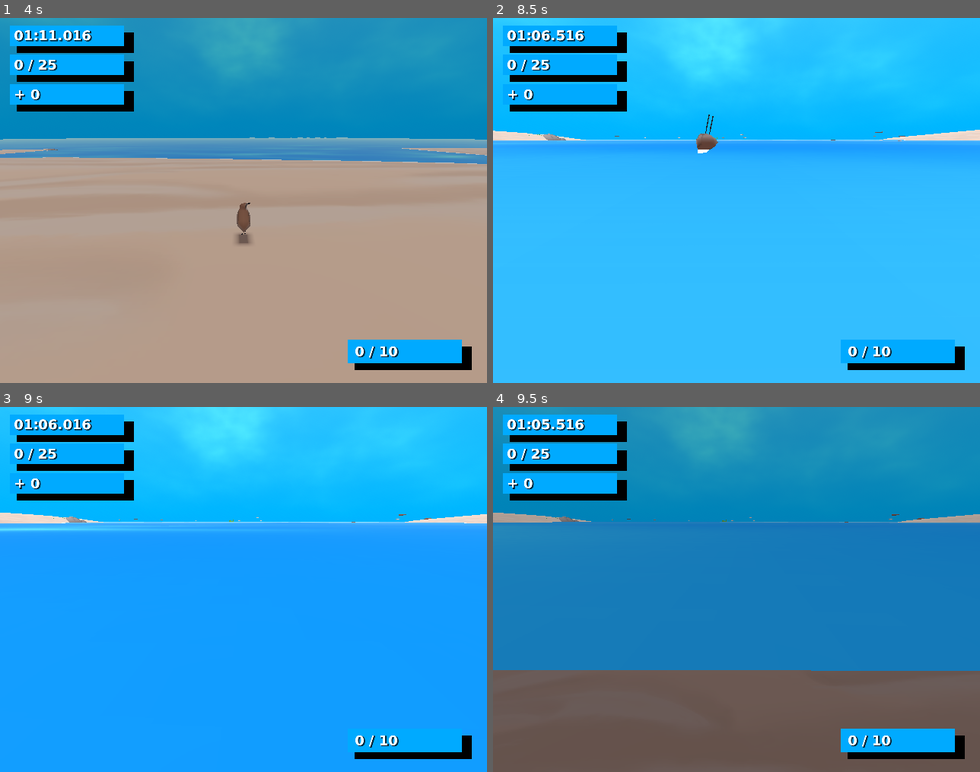
Above: before the commit, frames 1-4 (two rows, left to right).
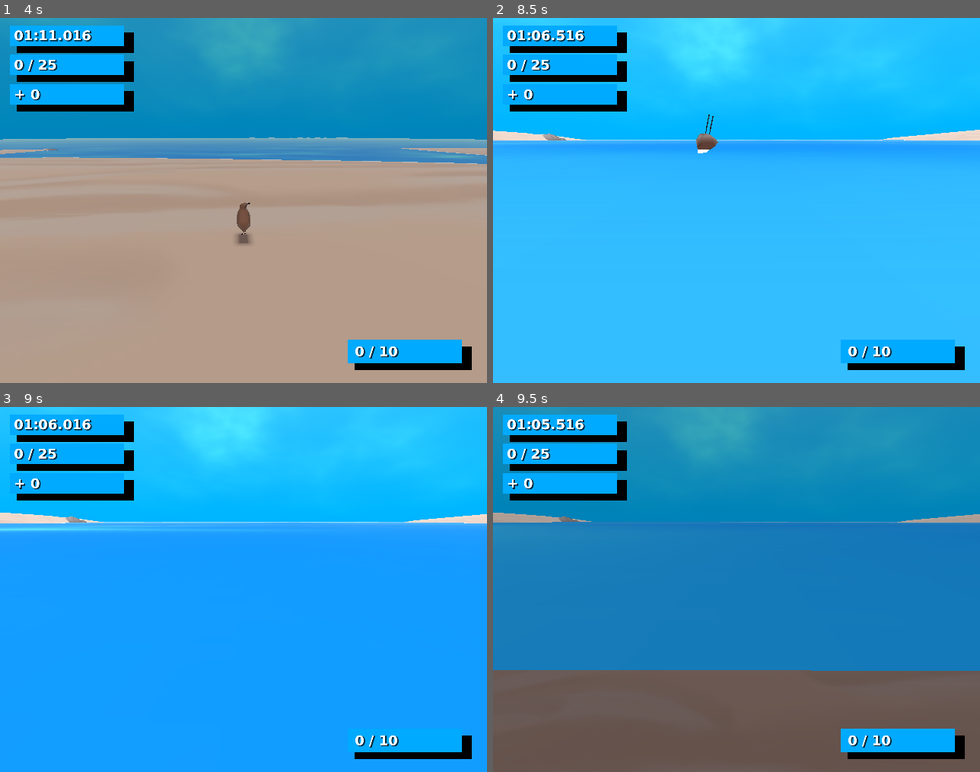
Above: after the commit, the same moments.

Repository: m-2ne-jr/treasuresoftheseaking
Game: Godot game, scene res://Environment/Main.tscn
Same seed, same stepped clock (60 frames per second), same inputs: the game is played once before the commit and once after it. Sound files missing from this copy of the repository are replaced by a short silence.
Inputs (mouse positions are in pixels of both pictures, inside the frame that each line leads up to):
- Up to frame 1 (4 s): move the mouse to (267, 200) at 0.52 s; hold W (move_forward) from 0.53 s (still down); tap one key every 0.75 s from 0.6 s: K (camera_down) J (camera_left) L (camera_right) I (camera_up) X (drop_treasure); move the mouse to (219, 200) at 1.27 s; move the mouse to (253, 193) at 2.02 s; move the mouse to (238, 207) at 2.77 s; move the mouse to (282, 204) at 3.52 s
- Up to frame 2 (8.5 s): move the mouse to (697, 196) at 4.27 s; tap one key every 0.75 s from 4.35 s: K (camera_down) J (camera_left) L (camera_right) I (camera_up) X (drop_treasure) K (camera_down); move the mouse to (741, 200) at 5.02 s; move the mouse to (717, 193) at 5.77 s; release W (move_forward) at 5.78 s; hold D (move_right) 5.78-6.53 s; move the mouse to (760, 200) at 6.52 s; hold W (move_forward) from 6.53 s (still down); move the mouse to (712, 200) at 7.27 s; move the mouse to (746, 193) at 8.02 s
- Up to frame 3 (9 s): move the mouse to (238, 596) at 8.77 s; release W (move_forward) at 8.78 s; hold A (move_left) from 8.78 s (still down); tap J (camera_left) at 8.85 s
- Up to frame 4 (9.5 s): keep holding A (move_left)

Frame 1 is identical in both runs. In frame 2, less than 0.1% of the frame differs, in the area x 7-85%, y 31-34%; in frame 3, less than 0.1%, in the area x 10-89%, y 29-32%; in frame 4, less than 0.1%.

Commit message:
Fixed object pool + physics issues.

Diff:
--- a/Characters/Bird/Components/TreasureLauncher/TreasureLauncher.gd
+++ b/Characters/Bird/Components/TreasureLauncher/TreasureLauncher.gd
@@ -13,7 +13,7 @@
 
 func spawn_treasure_with_force(treasure: Treasure, speed: float) -> void:
 	var new_object: TreasureObject = setup_treasure_object(treasure)
-	new_object.animation_player.play("wait_allow_pick_up")
+	new_object.wait_for_pickup()
 
 	var modified_speed: float = speed * speed_affect_mod
 	launch_treasure_object(new_object, modified_speed)
@@ -28,11 +28,13 @@
 	TreasurePool.instance.return_object_to_pool(new_object)
 
 func setup_treasure_object(treasure: Treasure) -> TreasureObject:
+	const INACTIVE_BITMASK: int = 0b100001000
+
 	var treasure_object: TreasureObject = TreasurePool.instance.get_object_from_pool(treasure)
 	treasure_object.treasure = treasure
 	treasure_object.wave_created_on = GameMaster.current_wave + 1
 	treasure_object.can_be_picked_up = false
-	treasure_object.collision_mask = 264
+	treasure_object.collision_mask = INACTIVE_BITMASK
 	return treasure_object
 
 func launch_treasure_object(treasure_object: TreasureObject, speed: float) -> void:
--- a/Characters/Bird/PlayerBird.tscn
+++ b/Characters/Bird/PlayerBird.tscn
@@ -198,7 +198,7 @@
 [node name="Hitbox" type="Node3D" parent="." unique_id=30825886]
 
 [node name="RootAttachment" type="BoneAttachment3D" parent="Hitbox" unique_id=995755277]
-transform = Transform3D(0.07463372, -2.0549299e-15, 5.3382177e-08, 1.3197382e-09, 0.074610904, -0.0018451256, -5.3365863e-08, 0.0018451256, 0.074610904, -1.3032503e-10, 0.14114322, -0.0006978386)
+transform = Transform3D(0.07463372, -2.0549299e-15, 5.3382177e-08, 1.3197382e-09, 0.074610904, -0.0018451256, -5.3365863e-08, 0.0018451256, 0.074610904, -1.3032503e-10, 0.14014967, -0.0006978386)
 bone_name = "Root"
 bone_idx = 0
 use_external_skeleton = true
@@ -228,29 +228,29 @@
 bones/0/parent = -1
 bones/0/rest = Transform3D(1, -2.842171e-14, 7.152555e-07, 1.7682869e-08, 0.99969435, -0.024722412, -7.150369e-07, 0.024722412, 0.99969435, 0, -0.11442864, -0.009350181)
 bones/0/enabled = true
-bones/0/position = Vector3(-1.746195e-09, 0.18278894, -0.009350179)
+bones/0/position = Vector3(-1.746195e-09, 0.16947657, -0.009350179)
 bones/0/rotation = Quaternion(0.0123621505, 3.576004e-07, 4.4210617e-09, 0.9999236)
 bones/0/scale = Vector3(1, 1, 1)
 bones/1/name = "Leg.L"
 bones/1/parent = 0
 bones/1/rest = Transform3D(8.9406956e-07, -2.4214378e-08, -1.0000002, -0.024722483, -0.99969405, 2.103363e-09, -0.9996943, 0.024722477, -8.943952e-07, 0.18673052, 0.076452374, 0.007462505)
 bones/1/enabled = true
-bones/1/position = Vector3(0.18673071, 0.06877626, -0.30293554)
-bones/1/rotation = Quaternion(0.6893914, 0.15728946, -0.68939084, -0.15728936)
+bones/1/position = Vector3(0.18673071, 0.06909219, -0.29016)
+bones/1/rotation = Quaternion(0.69023263, 0.15355591, -0.6902319, -0.15355583)
 bones/1/scale = Vector3(0.99999994, 0.9999997, 1.0000002)
 bones/2/name = "Calf.L"
 bones/2/parent = 1
 bones/2/rest = Transform3D(0.99999994, 7.23392e-15, 2.648038e-08, -7.357553e-15, 0.99999994, 4.668849e-09, -2.648038e-08, -4.668849e-09, 0.99999994, 2.2296262e-15, 0.6842629, 1.9504226e-08)
 bones/2/enabled = true
 bones/2/position = Vector3(2.2296262e-15, 0.6842629, 1.9504226e-08)
-bones/2/rotation = Quaternion(-3.7617045e-08, 1.4899995e-09, 0.20652305, 0.9784417)
+bones/2/rotation = Quaternion(-3.6848043e-08, 1.9423756e-09, 0.22425143, 0.97453135)
 bones/2/scale = Vector3(0.99999994, 0.99999994, 0.99999994)
 bones/3/name = "Foot.L"
 bones/3/parent = 2
 bones/3/rest = Transform3D(0.6757247, -0.73715407, -8.477065e-08, 0.737154, 0.67572474, 2.4998062e-07, -1.2699262e-07, -2.3140714e-07, 0.99999994, -5.078005e-15, 0.7670453, 1.4901161e-08)
 bones/3/enabled = true
 bones/3/position = Vector3(-5.078005e-15, 0.7670453, 1.4901161e-08)
-bones/3/rotation = Quaternion(-1.4824938e-07, -2.9610575e-08, 0.05381754, 0.99855083)
+bones/3/rotation = Quaternion(-1.5077421e-07, -3.3390858e-08, 0.04304385, 0.99907327)
 bones/3/scale = Vector3(0.99999994, 1, 0.99999994)
 bones/4/name = "Body_2"
 bones/4/parent = 0
@@ -270,22 +270,22 @@
 bones/6/parent = 0
 bones/6/rest = Transform3D(-3.576278e-07, -2.1420414e-08, 1.0000002, 0.024722487, -0.9996941, -1.2572424e-08, 0.9996942, 0.024722485, 3.5804823e-07, -0.18673052, 0.076452374, 0.0074622375)
 bones/6/enabled = true
-bones/6/position = Vector3(-0.18673047, 0.07522255, -0.04226864)
-bones/6/rotation = Quaternion(0.69910645, 0.10606661, 0.69910663, 0.10606667)
+bones/6/position = Vector3(-0.18673046, 0.074651174, -0.06537338)
+bones/6/rotation = Quaternion(0.7001073, 0.09924556, 0.70010746, 0.09924561)
 bones/6/scale = Vector3(0.9999999, 0.99999976, 1.0000002)
 bones/7/name = "Calf.R"
 bones/7/parent = 6
 bones/7/rest = Transform3D(1, -1.1324539e-14, 2.6515877e-08, 1.1448338e-14, 1, -4.668847e-09, -2.651588e-08, 4.6688475e-09, 0.99999994, -1.5670321e-15, 0.6842628, 1.0298098e-08)
 bones/7/enabled = true
 bones/7/position = Vector3(-1.5670321e-15, 0.6842628, 1.0298098e-08)
-bones/7/rotation = Quaternion(-1.24665105e-08, 3.9132647e-08, -0.3357473, 0.9419521)
+bones/7/rotation = Quaternion(-1.4648911e-08, 3.924549e-08, -0.33414662, 0.9425212)
 bones/7/scale = Vector3(1, 1, 0.99999994)
 bones/8/name = "Foot.R"
 bones/8/parent = 7
 bones/8/rest = Transform3D(0.6757247, 0.737154, 8.5012246e-08, -0.737154, 0.6757247, 2.496713e-07, 1.2660134e-07, -2.3137619e-07, 0.99999994, 1.5252903e-15, 0.7670453, 1.4901161e-08)
 bones/8/enabled = true
 bones/8/position = Vector3(1.5252903e-15, 0.7670453, 1.4901161e-08)
-bones/8/rotation = Quaternion(-1.3297846e-07, 2.6641432e-08, 0.013990581, 0.9999022)
+bones/8/rotation = Quaternion(-1.3204286e-07, 2.6013087e-08, 0.018418698, 0.99983037)
 bones/8/scale = Vector3(0.99999994, 0.99999994, 0.99999994)
 
 [node name="Body" type="MeshInstance3D" parent="Skin/Armature/Skeleton3D" unique_id=971711204]
@@ -322,7 +322,7 @@
 [node name="FootstepEmitters" type="Node3D" parent="." unique_id=1433568092]
 
 [node name="FootRAttachment" type="BoneAttachment3D" parent="FootstepEmitters" unique_id=1718051221]
-transform = Transform3D(6.4455783e-09, -3.9245767e-09, 0.074633725, 0.0599716, -0.0444252, -9.837471e-09, 0.0444252, 0.059971593, -2.0308276e-08, -0.013936374, 0.06492734, 0.057160694)
+transform = Transform3D(1.2680751e-08, 3.1710659e-09, 0.07463372, 0.05853089, -0.04630685, -8.708415e-09, 0.046306856, 0.058530893, -1.152667e-08, -0.013936366, 0.06260537, 0.053712446)
 bone_name = "Foot.R"
 bone_idx = 8
 use_external_skeleton = true
@@ -332,7 +332,7 @@
 transform = Transform3D(0.9999999, 5.9604645e-08, -1.210427e-07, -2.9802322e-08, 0.9999999, -1.3169961e-07, 8.123919e-08, 8.724625e-08, 1, -0.14391506, 0.13192216, 5.9604645e-08)
 
 [node name="FootLAttachment" type="BoneAttachment3D" parent="FootstepEmitters" unique_id=1335303031]
-transform = Transform3D(-1.00107e-09, 2.6396814e-08, -0.07463372, -0.0037575373, -0.07453905, -2.5060663e-08, -0.07453905, 0.0037575443, -6.183474e-09, 0.01393639, 0.0442266, -0.049734145)
+transform = Transform3D(1.9635278e-08, 1.9622313e-08, -0.07463372, -0.0056614224, -0.07441865, -2.0498451e-08, -0.07441866, 0.005661442, -1.3472357e-08, 0.01393639, 0.042892672, -0.045590453)
 bone_name = "Foot.L"
 bone_idx = 3
 use_external_skeleton = true
@@ -368,7 +368,7 @@
 carry_point = ExtResource("6_vcdi6")
 
 [node name="RootAttachment" type="BoneAttachment3D" parent="CarrierComponent" unique_id=1614955644]
-transform = Transform3D(0.07463372, 1.2641862e-15, 5.3382156e-08, 1.3197378e-09, 0.074610904, -0.0018451256, -5.336585e-08, 0.0018451256, 0.074610904, -1.3031658e-10, 0.15582894, -0.0006978406)
+transform = Transform3D(0.07463372, 1.2641862e-15, 5.3382156e-08, 1.3197378e-09, 0.074610904, -0.0018451256, -5.336585e-08, 0.0018451256, 0.074610904, -1.3031663e-10, 0.15483539, -0.0006978406)
 bone_name = "Root"
 bone_idx = 0
 use_external_skeleton = true
@@ -382,7 +382,7 @@
 spawn_force = 4
 
 [node name="HeadAttachment" type="BoneAttachment3D" parent="CarrierComponent" unique_id=948225173]
-transform = Transform3D(0.07463371, -4.968614e-15, 3.5588094e-08, 1.5478776e-08, 0.067204535, -0.032461334, -3.204561e-08, 0.03246134, 0.06720452, -1.303272e-10, 0.26496497, 0.054281436)
+transform = Transform3D(0.07463371, -4.968614e-15, 3.5588094e-08, 1.5478776e-08, 0.067204535, -0.032461334, -3.204561e-08, 0.03246134, 0.06720452, -1.3032725e-10, 0.26397142, 0.054281436)
 bone_name = "Head"
 bone_idx = 5
 use_external_skeleton = true
@@ -392,7 +392,7 @@
 transform = Transform3D(26.81, -8.943271e-13, 1.6819842e-12, 0, 23.671824, 12.5865345, -1.9049651e-12, -12.5865345, 23.671824, 1.2372892e-08, 0.835236, -0.25471264)
 
 [node name="BodyAttachment" type="BoneAttachment3D" parent="CarrierComponent" unique_id=759433821]
-transform = Transform3D(0.07463372, -7.128165e-15, 1.7794033e-08, 8.7843155e-09, 0.06490533, -0.03684409, -1.5474624e-08, 0.036844093, 0.06490533, -1.3031658e-10, 0.16867179, -0.0003802373)
+transform = Transform3D(0.07463372, -7.128165e-15, 1.7794033e-08, 8.7843155e-09, 0.06490533, -0.03684409, -1.5474624e-08, 0.036844093, 0.06490533, -1.3031663e-10, 0.16767824, -0.0003802373)
 bone_name = "Body_2"
 bone_idx = 4
 use_external_skeleton = true
--- a/Characters/PlayerControl/PlayerController.gd
+++ b/Characters/PlayerControl/PlayerController.gd
@@ -130,11 +130,13 @@
 
 
 func _on_carry_limit_reached(is_maxed: bool) -> void:
-	const MASK_NO_TREASURE := 266
-	const MASK_TREASURE := 270
+	const TREASURE_BIT: int = 2
 
-	# You want treasure collision active when maxed out.
-	collision_mask = MASK_TREASURE if is_maxed else MASK_NO_TREASURE
+	# You want treasure collision active when maxed out.'
+	if is_maxed:
+		collision_mask = collision_mask | (1 << TREASURE_BIT)
+	else:
+		collision_mask = collision_mask & ~(1 << TREASURE_BIT)
 
 
 func _on_hitbox_area_entered(_area: Area3D) -> void:
--- a/Core/TreasurePool.gd
+++ b/Core/TreasurePool.gd
@@ -36,15 +36,17 @@
 func get_object_from_pool(treasure: Treasure) -> TreasureObject:
 	if treasure_pool.is_empty():
 		extend_pool(POOL_SIZE_INCREMENT)
-	var front_treasure: TreasureObject = treasure_pool.pop_front()
-	front_treasure.activate_object(treasure)
-	return front_treasure
+	var front_idx: int = treasure_pool.find_custom(_first_free_object)
+	var front: TreasureObject = treasure_pool[front_idx]
+	front.activate_object(treasure)
+	return front
 
 
 func extend_pool(new_obj_count: int) -> void:
 	for i in new_obj_count:
-		var treasure_obj: TreasureObject = TREASURE_OBJECT_SCENE.instantiate() as TreasureObject
+		var treasure_obj: TreasureObject = TREASURE_OBJECT_SCENE.instantiate()
 		add_child(treasure_obj)
+		treasure_pool.append(treasure_obj)
 		return_object_to_pool(treasure_obj)
 
 
@@ -53,4 +55,7 @@
 	treasure.global_position = Vector3.ZERO
 	treasure.global_rotation = Vector3.ZERO
 	treasure.scale = Vector3.ONE
-	treasure_pool.append(treasure)
+
+
+func _first_free_object(t_obj: TreasureObject) -> bool:
+	return t_obj.is_available
--- a/Treasures/Treasure.tscn
+++ b/Treasures/Treasure.tscn
@@ -2,31 +2,9 @@
 
 [ext_resource type="Script" uid="uid://bn5plhipq0cmf" path="res://Treasures/TreasureObject.gd" id="1_c0nkl"]
 
-[sub_resource type="Animation" id="Animation_tg8fx"]
-resource_name = "wait_activate_hitbox"
-tracks/0/type = "method"
-tracks/0/imported = false
-tracks/0/enabled = true
-tracks/0/path = NodePath(".")
-tracks/0/interp = 1
-tracks/0/loop_wrap = true
-tracks/0/keys = {
-"times": PackedFloat32Array(0.5),
-"transitions": PackedFloat32Array(1),
-"values": [{
-"args": [],
-"method": &"allow_pick_up"
-}]
-}
-
-[sub_resource type="AnimationLibrary" id="AnimationLibrary_esmnb"]
-_data = {
-&"wait_allow_pick_up": SubResource("Animation_tg8fx")
-}
-
 [node name="Treasure" type="RigidBody3D" unique_id=782685260]
 collision_layer = 4
-collision_mask = 271
+collision_mask = 268
 input_ray_pickable = false
 linear_damp = 0.5
 angular_damp = 3.0
@@ -34,7 +12,3 @@
 
 [node name="Hitbox" type="CollisionShape3D" parent="." unique_id=425173974]
 unique_name_in_owner = true
-
-[node name="AnimationPlayer" type="AnimationPlayer" parent="." unique_id=170899533]
-unique_name_in_owner = true
-libraries/ = SubResource("AnimationLibrary_esmnb")
--- a/Treasures/TreasureObject.gd
+++ b/Treasures/TreasureObject.gd
@@ -2,17 +2,19 @@
 extends RigidBody3D
 
 @onready var hitbox: CollisionShape3D = %Hitbox
-@onready var animation_player: AnimationPlayer = %AnimationPlayer
 
 @export var treasure: Treasure
 var visual_instance: Node3D
 
 var can_be_picked_up: bool = true
 var wave_created_on: int = 0
+var is_available: bool = true
 
 signal pickup_ready(treasure_object: TreasureObject)
 
-@export_flags_3d_physics var collision_mask_layers: int = 15
+@export_flags_3d_physics var collision_mask_layers: int = 0b100001100
+
+const PICKUP_READY_WAIT_TIME: float = 0.5
 
 func _ready() -> void:
 	ErrorHelper.try(SignalBus.treasure_object_cleared.connect(reactivate_physics))
@@ -20,6 +22,7 @@
 
 func activate_object(new_treasure: Treasure) -> void:
 	process_mode = Node.PROCESS_MODE_INHERIT
+	is_available = false
 	treasure = new_treasure
 	mass = treasure.weight
 	hitbox.shape = treasure.hitbox_shape
@@ -30,17 +33,19 @@
 
 func reset_object() -> void:
 	process_mode = Node.PROCESS_MODE_DISABLED
+	is_available = true
 
 	if visual_instance == null:
 		return
 	visual_instance.queue_free()
 
 
-func allow_pick_up() -> void:
+func wait_for_pickup() -> void:
+	await get_tree().create_timer(PICKUP_READY_WAIT_TIME).timeout
 	can_be_picked_up = true
 	collision_mask = collision_mask_layers
 	pickup_ready.emit(self)
 
 
 func reactivate_physics() -> void:
-	sleeping = false
+	pass
Not shown, changed: export_presets.cfg
